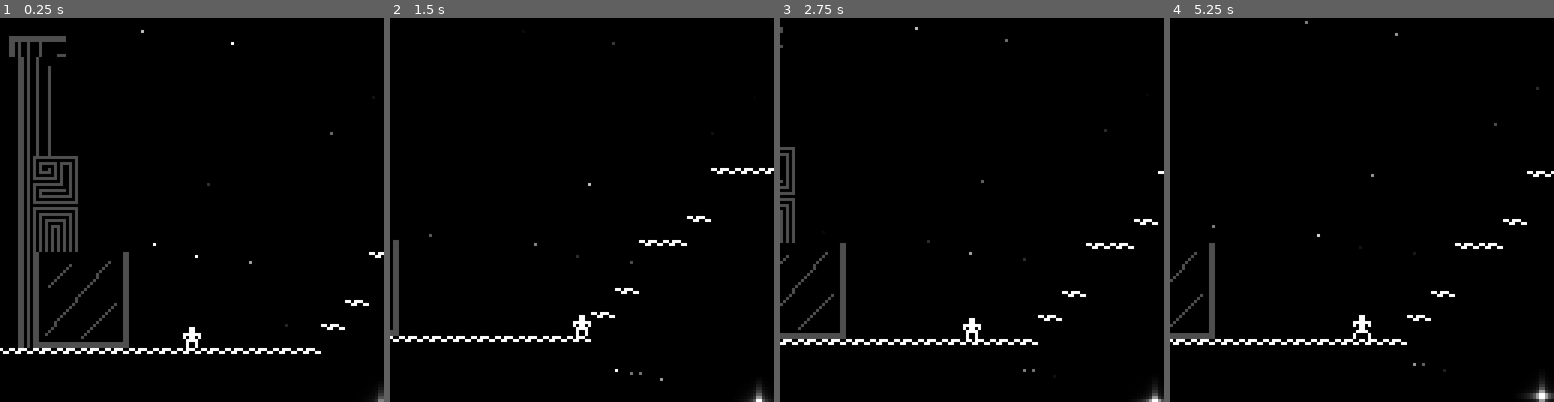
Above: before the commit, frames 1-4 (left to right).
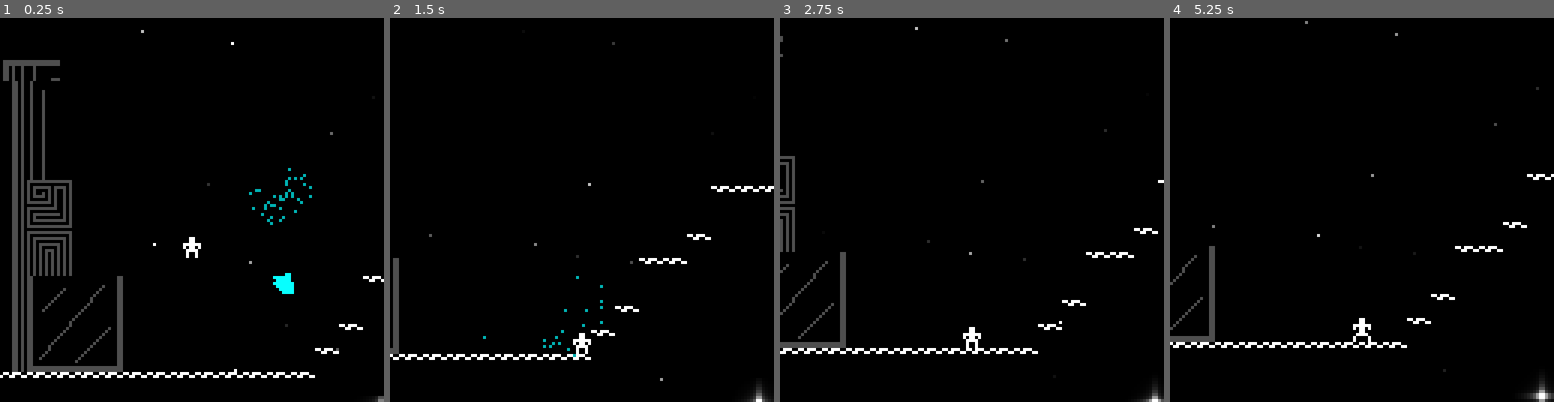
Above: after the commit, the same moments.

Repository: guillesc05/godot-minigame
Game: Godot game, scene res://scenes/scene.tscn
Same seed, same stepped clock (60 frames per second), same inputs: the game is played once before the commit and once after it.
Inputs (mouse positions are in pixels of both pictures, inside the frame that each line leads up to):
- Up to frame 1 (0.25 s): no input
- Up to frame 2 (1.5 s): move the mouse to (666, 190) at 0.52 s; hold D (movement-right) from 0.53 s (still down); click (666, 190) at 0.6 s; tap Space (movement-jump) at 0.77 s; tap E (grab, bound only after the commit) at 0.8, 1.35 s; move the mouse to (505, 229) at 1.27 s
- Up to frame 3 (2.75 s): tap Space (movement-jump) at 1.52 s; click (895, 229) at 1.55 s; move the mouse to (1010, 125) at 2.02 s; release D (movement-right) at 2.03 s; hold A (movement-left) from 2.03 s (still down); click (1010, 125) at 2.1 s; tap E (grab, bound only after the commit) at 2.3 s
- Up to frame 4 (5.25 s): move the mouse to (1342, 286) at 2.77 s; release A (movement-left) at 2.78 s; hold D (movement-right) 2.78-4.28 s; tap E (grab, bound only after the commit) at 2.85, 3.8, 4.35 s; tap Space (movement-jump) at 3.02, 3.77, 4.52 s; click (1342, 286) at 3.05 s; move the mouse to (1477, 267) at 3.52 s; click (1477, 267) at 3.6 s; move the mouse to (1246, 152) at 4.27 s; hold A (movement-left) 4.28-5.03 s; click (1246, 152) at 4.55 s; move the mouse to (1381, 210) at 5.02 s; hold D (movement-right) from 5.03 s (still down); click (1381, 210) at 5.1 s

The runs differ from the first frame. In frame 1, 10% of the frame differs, in the area x 0-100%, y 4-99%; in frame 2, 2.2%; in frame 3, 3.2%; in frame 4, 2.1%.

Commit message:
half grab system

Diff:
--- a/minigame/project.godot
+++ b/minigame/project.godot
@@ -52,9 +52,9 @@
 "events": [Object(InputEventKey,"resource_local_to_scene":false,"resource_name":"","device":-1,"window_id":0,"alt_press …(191 unchanged characters)…
 ]
 }
-click={
+grab={
 "deadzone": 0.2,
-"events": [Object(InputEventMouseButton,"resource_local_to_scene":false,"resource_name":"","device":-1,"window_id":0,"alt_pressed":false,"shift_pressed":false,"ctrl_pressed":false,"meta_pressed":false,"button_mask":0,"position":Vector2(0, 0),"global_position":Vector2(0, 0),"factor":1.0,"button_index":1,"canceled":false,"pressed":false,"double_click":false,"script":null)
+"events": [Object(InputEventKey,"resource_local_to_scene":false,"resource_name":"","device":-1,"window_id":0,"alt_pressed":false,"shift_pressed":false,"ctrl_pressed":false,"meta_pressed":false,"pressed":false,"keycode":0,"physical_keycode":69,"key_label":0,"unicode":101,"location":0,"echo":false,"script":null)
 ]
 }
 
--- a/minigame/scenes/mountain_relic.tscn
+++ b/minigame/scenes/mountain_relic.tscn
@@ -39,3 +39,5 @@
 color = Color(0, 0.697197, 0.697231, 1)
 hue_variation_min = -1.0
 hue_variation_max = 1.0
+
+[node name="grabbableComponent" type="Node2D" parent="."]
--- a/minigame/scenes/player.tscn
+++ b/minigame/scenes/player.tscn
@@ -1,7 +1,8 @@
-[gd_scene load_steps=7 format=3 uid="uid://cmpqm776yspdo"]
+[gd_scene load_steps=9 format=3 uid="uid://cmpqm776yspdo"]
 
 [ext_resource type="Texture2D" uid="uid://dmt388efof5ia" path="res://assets/spritesheet-player.png" id="2_i3pqv"]
 [ext_resource type="Script" uid="uid://bemlkbi5uamr8" path="res://scripts/character_movement.gd" id="2_onrkg"]
+[ext_resource type="Script" uid="uid://bcg65eo2m2deb" path="res://scripts/grab_component.gd" id="3_qhqgy"]
 
 [sub_resource type="AtlasTexture" id="AtlasTexture_hqtel"]
 atlas = ExtResource("2_i3pqv")
@@ -33,6 +34,8 @@
 "speed": 5.0
 }]
 
+[sub_resource type="RectangleShape2D" id="RectangleShape2D_qhqgy"]
+
 [sub_resource type="RectangleShape2D" id="RectangleShape2D_4flbx"]
 size = Vector2(6, 8)
 
@@ -44,7 +47,16 @@
 animation = &"idle"
 speed_scale = 1.2
 
+[node name="PlacementComponent" type="Node2D" parent="."]
+
+[node name="grabComponent" type="Area2D" parent="."]
+script = ExtResource("3_qhqgy")
+
+[node name="CollisionShape2D" type="CollisionShape2D" parent="grabComponent"]
+shape = SubResource("RectangleShape2D_qhqgy")
+
 [node name="CollisionShape2D" type="CollisionShape2D" parent="."]
 shape = SubResource("RectangleShape2D_4flbx")
 
-[node name="PlacementComponent" type="Node2D" parent="."]
+[connection signal="body_entered" from="grabComponent" to="grabComponent" method="_on_body_entered"]
+[connection signal="body_exited" from="grabComponent" to="grabComponent" method="_on_body_exited"]
--- a/minigame/scenes/scene.tscn
+++ b/minigame/scenes/scene.tscn
@@ -10,7 +10,7 @@
 [node name="Scene" type="Node2D"]
 
 [node name="Player" parent="." instance=ExtResource("1_ulcgi")]
-position = Vector2(47, 0)
+position = Vector2(47, -71)
 
 [node name="tilemap" parent="." instance=ExtResource("3_3253y")]
 
@@ -25,4 +25,4 @@
 script = ExtResource("6_t7and")
 
 [node name="mountain_relic" parent="." instance=ExtResource("6_ruw3y")]
-position = Vector2(557, -795)
+position = Vector2(77, -58)
--- /dev/null
+++ b/minigame/scripts/grab_component.gd
@@ -0,0 +1,30 @@
+extends Area2D
+
+@onready var topPlayerNode = $".."
+
+var lastObjectToGrab: Array = []
+var objectBeingGrabbed: RigidBody2D = null
+var formerObjectBeingGrabbedParent = null
+
+func _on_body_entered(body: Node2D) -> void:
+	print(body.name)
+	if body.has_node("grabbableComponent") && body != objectBeingGrabbed:
+		lastObjectToGrab.push_front(body)
+
+func _on_body_exited(body: Node2D) -> void:
+	if body.has_node("grabbableComponent"):
+		lastObjectToGrab.erase(body)
+
+func _input(event: InputEvent) -> void:
+	if Input.is_action_just_pressed("grab") && lastObjectToGrab.size() >0 && objectBeingGrabbed == null:
+		objectBeingGrabbed = lastObjectToGrab[0]
+		formerObjectBeingGrabbedParent = objectBeingGrabbed.get_parent()
+		objectBeingGrabbed.freeze = true
+		objectBeingGrabbed.reparent(topPlayerNode)
+		objectBeingGrabbed.position = topPlayerNode.position
+	else: if Input.is_action_just_pressed("grab") && objectBeingGrabbed != null:
+		objectBeingGrabbed.reparent(formerObjectBeingGrabbedParent)
+		objectBeingGrabbed.freeze = false
+		objectBeingGrabbed.apply_impulse(Vector2(1,0))
+		objectBeingGrabbed = null
+		formerObjectBeingGrabbedParent = null
Binary file added: minigame/assets/e_button.png
Not shown, added: minigame/assets/e_button.png.import
Not shown, added: minigame/scripts/grab_component.gd.uid
